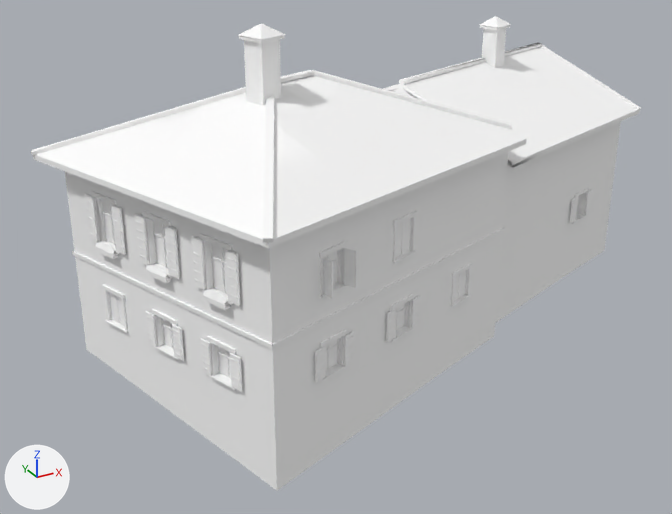
The glTF model games/yorimichi/assets/belmonte/meshes/SM_BM_BVV_Farm_Levante.glb: old version first, new version second.
Rendered twice from a 50 mm lens placed at (-18.5, -29.8, 16.4), pointed at (-2.5, -0.6, 1.8). The lights are fixed; the arrows at lower left show +X, +Y and +Z. The picture after the commit comes second. Vertices at exactly the same position are counted once.

Objects in the first picture: 'SM_BM_BVV_Farm_Levante'.
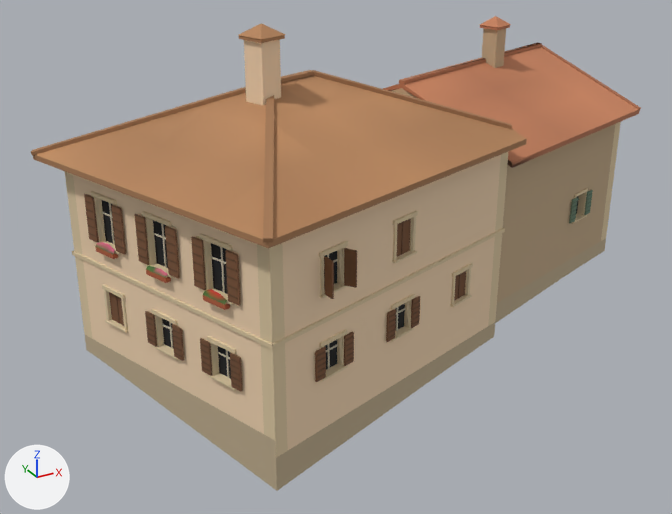
Edits to the bpy script that builds the scene:
```text
Change me_sm_bvv_farm_levante:
    where me_sm_bvv_farm_levante.from_pydata(...)  # 4877 vertices, 5840 faces; spans x -13.0..12.4, y -9.3..8.6, z -1.8..11.3
    used by ob_sm_bm_bvv_farm_levante; location = (0.0, 0.0, 0.0)
    me_sm_bvv_farm_levante part 1: 5840 faces centred in x -12.9..12.3, y -9.2..8.6, z -1.7..11.1 are repainted in the vertex colours; the middle colour goes from white #ffffff to beige #d7c9a3
```

Location of each change, [x1, y1, x2, y2] in pixels of the pictures (672 x 514 px):
part 1 of me_sm_bvv_farm_levante, recoloured (white to beige)
    both: [31, 16, 641, 491]
